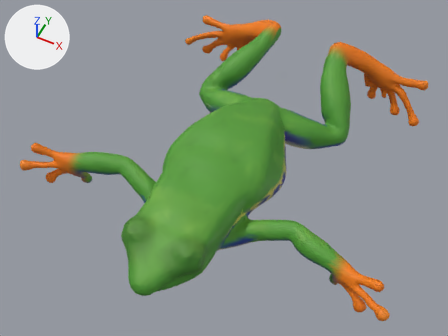
What one commit did to the glTF model public/assets/creatures/redeye.swim.glb.
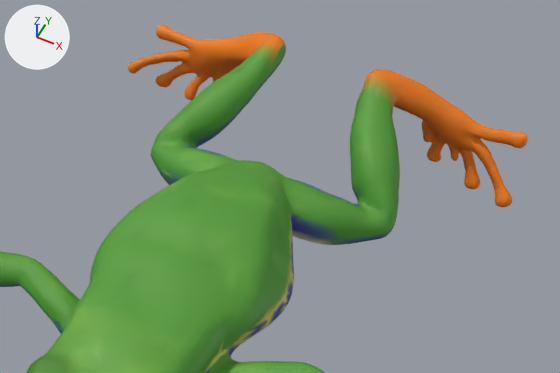
There are two pictures of each version: one whole from a camera (50 mm lens) standing at (0.0441, -0.0816, 0.1225) and looking at (-0.0022, 0.0109, 0.0068), one close up on the part from 24% to 100% of the width and 0% to 68% of the height. Every picture has the same lights, and +X, +Y and +Z are marked at upper left. The older version's two pictures come first. Where no turn or scale is listed for an object, it has been applied to the vertices.

Objects in the first close-up: 'redeye.swim'.
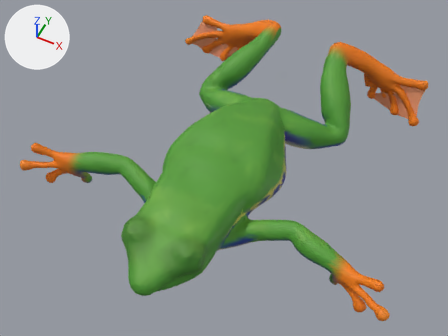
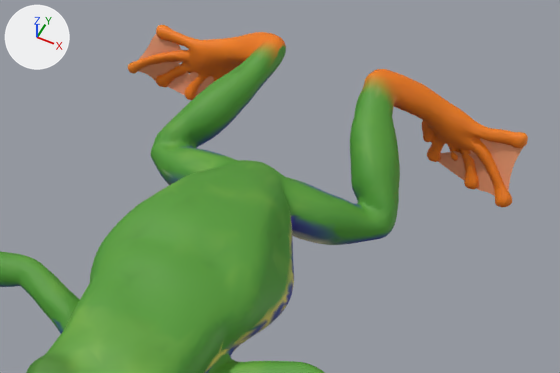
Scene script edits in JSON lines:
```json
{"block": "me_redeye_swim", "where": "# used by ob_redeye_swim; location = (-0.0002, 0.0153, 0.0096)"}
{"op": "remove", "block": "me_redeye_swim", "code": "me_redeye_swim.from_pydata(...)  # 12002 vertices, 24000 faces; spans x -0.0466..0.0466, y -0.047..0.047, z -0.0117..0.0117"}
{"op": "add", "block": "me_redeye_swim", "code": "me_redeye_swim.from_pydata(...)  # 12548 vertices, 24896 faces; spans x -0.0466..0.0466, y -0.047..0.047, z -0.0117..0.0117"}
{"block": "me_redeye_swim", "change": "me_redeye_swim part 1: a new loose piece of 313 vertices spanning x -0.0395..-0.0208, y 0.0426..0.0463, z -0.0111..0.0002, in mat_redeye_swim"}
{"block": "me_redeye_swim", "change": "me_redeye_swim part 2: a new loose piece of 233 vertices spanning x 0.0211..0.0362, y 0.0401..0.0454, z -0.0102..0.0008, in mat_redeye_swim"}
```

Changed parts and their boxes [x1, y1, x2, y2] in the close-ups (560 x 373 px):
```json
{"part": 1, "of": "me_redeye_swim", "change": "added", "after": [139, 34, 214, 97], "on screen": "orange"}
{"part": 2, "of": "me_redeye_swim", "change": "added", "after": [438, 138, 523, 196], "on screen": "orange"}
```
